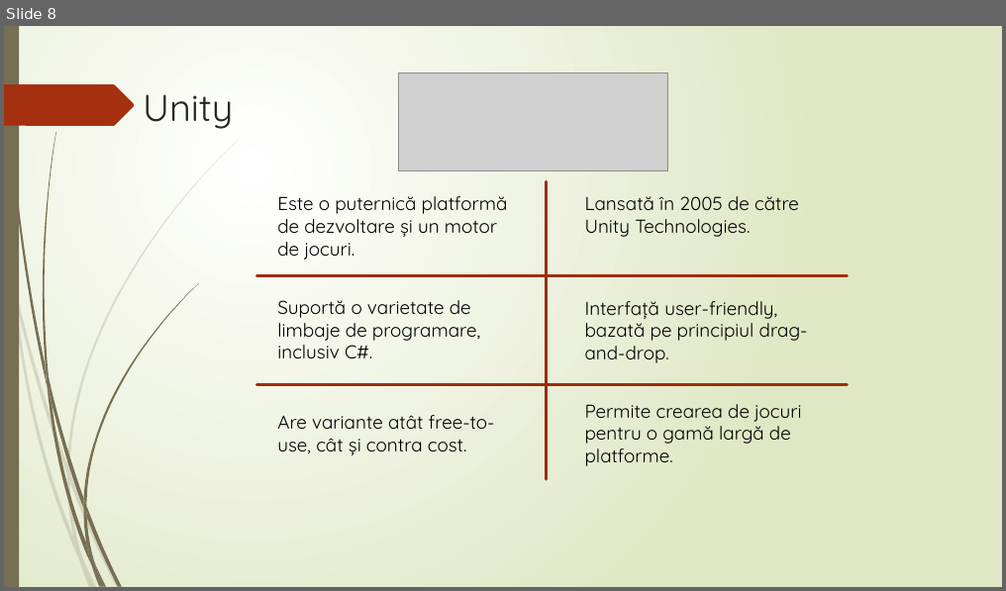
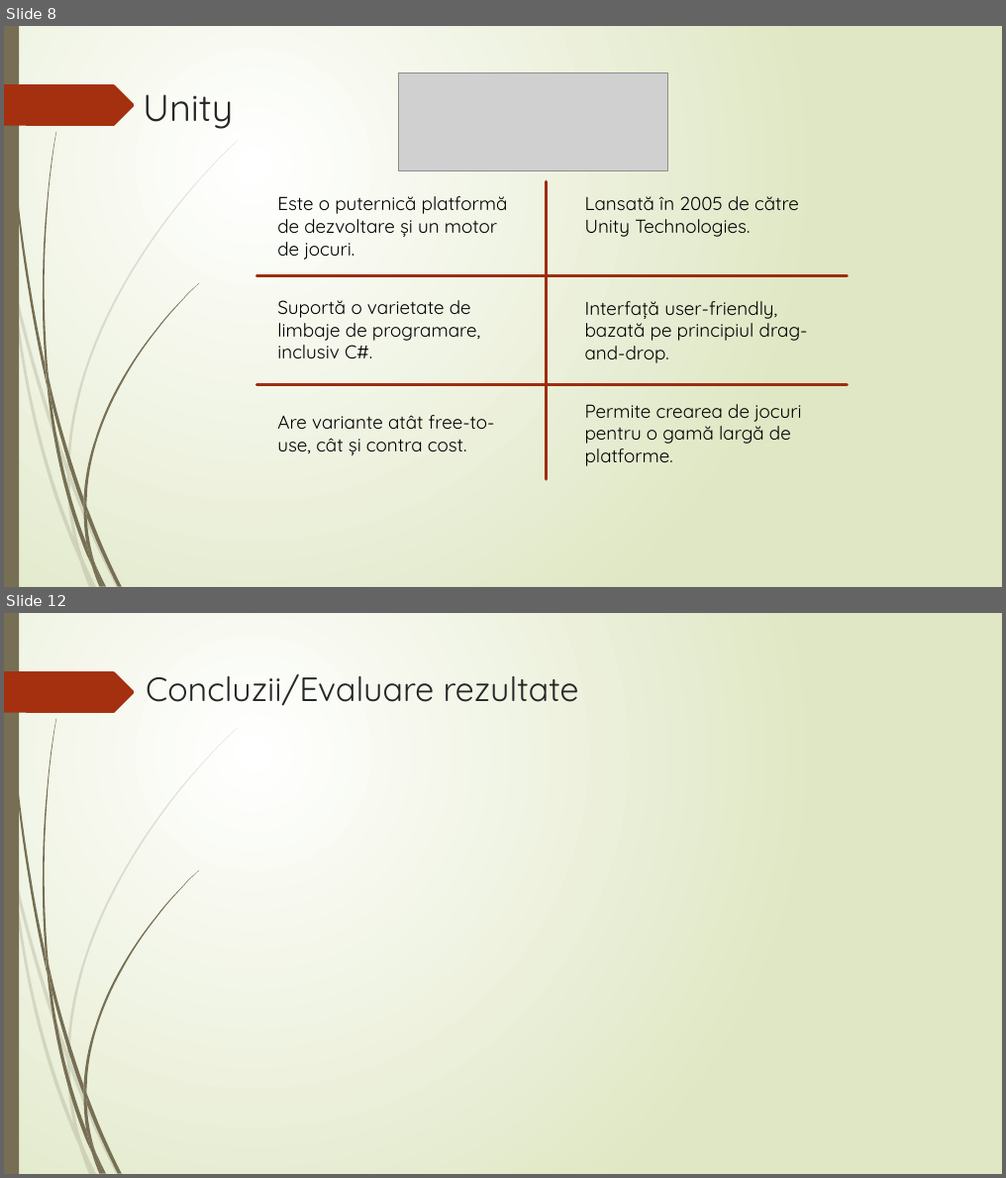
Before and after one commit to antB28/LicentaPP, a slide deck: Prezentare licenta.pptx. Shown one above the other, each under a label of ours: slide 8 before the commit, slides 8 and 12 after it; the slides between them are not shown. The pictures are 1006x591 and 1006x1178 pixels, drawn with LibreOffice and Linux fonts; fonts in the diff are those of the drawing; grey boxes stand for pictures. Boxes give left, top, right and bottom in pixels: in the first picture for what was removed or moved away, otherwise in the second. Text is boxed around its words. In the diff, an @@ line names an element or a change of style, - is before the commit and + after.

```diff
--- a/Prezentare licenta.pptx
+++ b/Prezentare licenta.pptx
@@ slide 12 added at (x1=4, y1=613, x2=1002, y2=1174), background gradient #FFFFFF to #DFE8C4; not listed: 24 template elements that a slide beside it also shows @@
@@ title added at (x1=146, y1=674, x2=579, y2=706), 32.4 pt, text #262626 @@
+Concluzii/Evaluare rezultate
```
Also in this commit, not shown: 1 slide changed, 4 other slides added.
